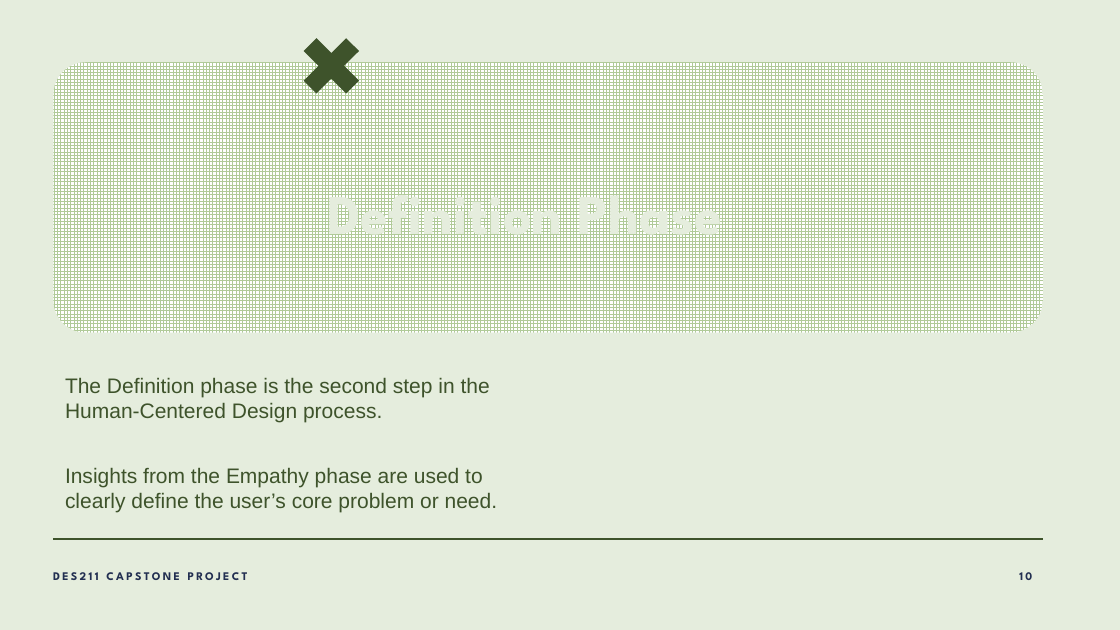
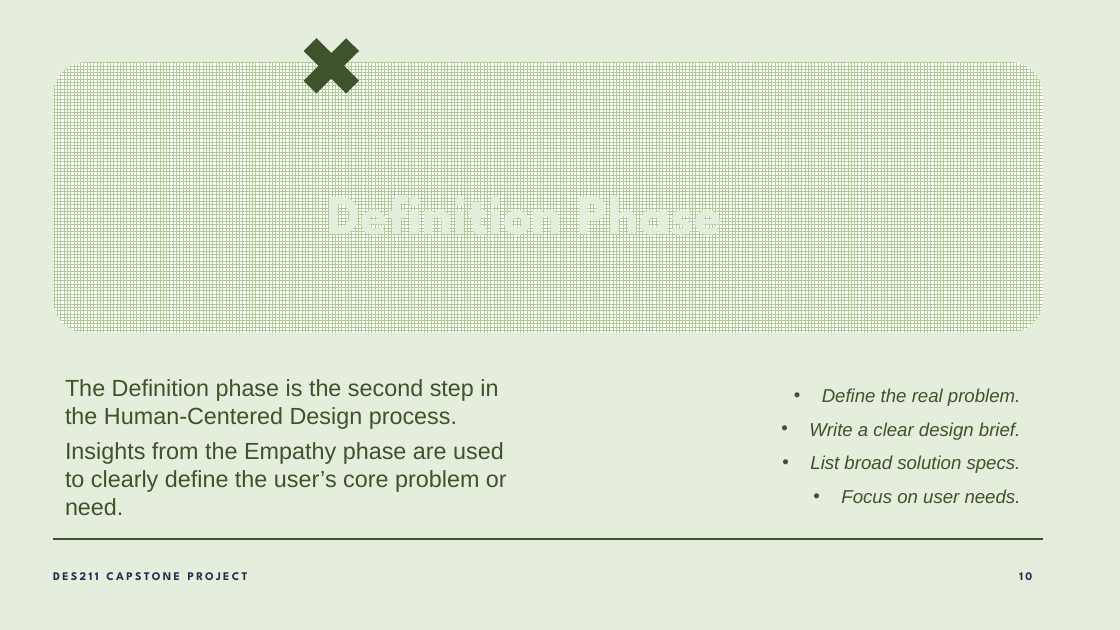
Before and after one commit to lalitm1004/DES211-CCD, a slide deck: slide 10 of presentation.pptx. Drawn at 1120x630 pixels with LibreOffice and Linux fonts; fonts in the diff are those of the drawing; background and template pictures are left out. Boxes give left, top, right and bottom in pixels: in the first picture for what was removed or moved away, otherwise in the second. Text is boxed around its words. In the diff, an @@ line names an element or a change of style, - is before the commit and + after.

```diff
--- a/presentation.pptx
+++ b/presentation.pptx
@@ text "The Definition phase is the ..." at [65, 379, 507, 515]: size 18 to 20 pt @@
@@ text added at [809, 388, 1021, 503], 16 pt, text #3E532A, italic @@
+• Define the real problem.
+• Write a clear design brief.
+• List broad solution specs.
+• Focus on user needs.
```
Also in this commit, not shown: 5 other slides changed, 1 slide added, 2 slides removed.
